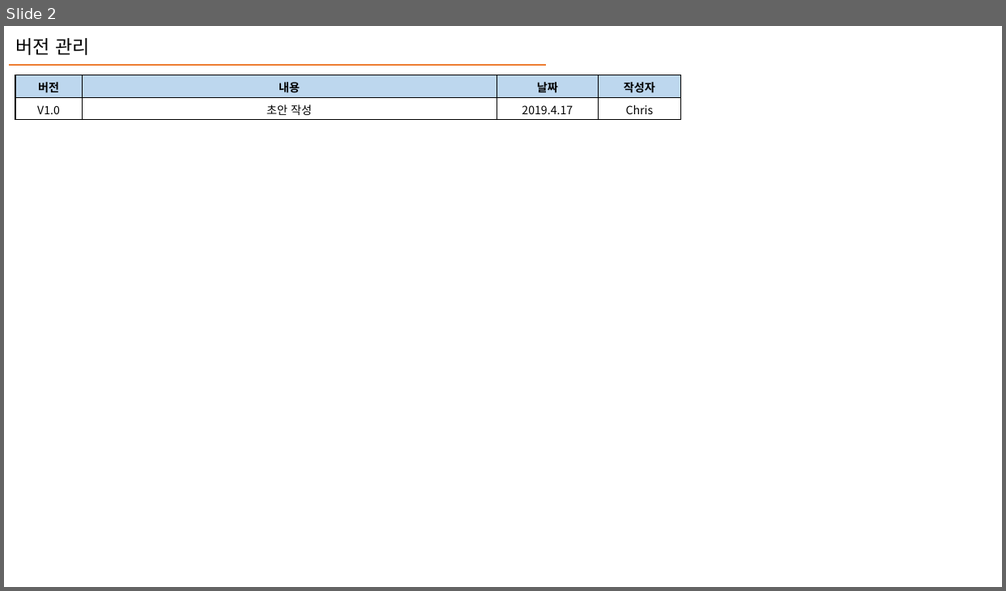
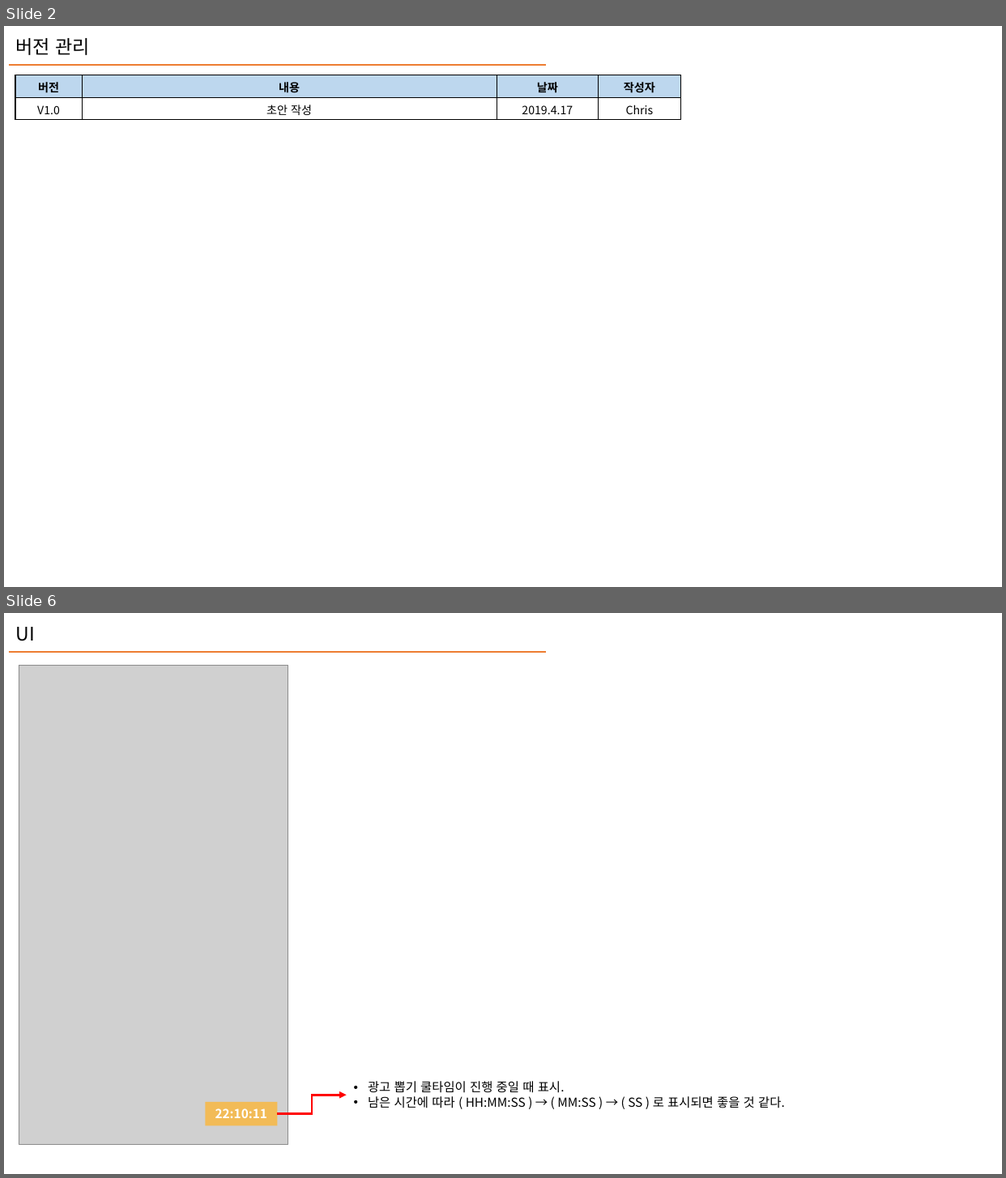
Before and after one commit to PenguinPistol/Dispose_Break, a slide deck: 기획서/Shop UI V1.0.pptx. Shown one above the other, each under a label of ours: slide 2 before the commit, slides 2 and 6 after it; the slides between them are not shown. The pictures are 1006x591 and 1006x1178 pixels, drawn with LibreOffice and Linux fonts; fonts in the diff are those of the drawing; grey boxes stand for pictures. Boxes give left, top, right and bottom in pixels: in the first picture for what was removed or moved away, otherwise in the second. Text is boxed around its words. In the diff, an @@ line names an element or a change of style, - is before the commit and + after.

```diff
--- a/기획서/Shop UI V1.0.pptx
+++ b/기획서/Shop UI V1.0.pptx
@@ slide 6 added at (4,613,1002,1174), background #FFFFFF @@
@@ text added at (16,627,35,641), 18 pt, text #000000 @@
+UI
@@ line added from (9, 652) to (546, 652), #ED7D31 1 pt @@
@@ picture added at (19,666,288,1144) @@
@@ elbow arrow added from (277, 1114) to (346, 1095), #FF0000 2.25 pt @@
@@ text added at (368,1081,785,1109), 12 pt, text #000000 @@
+• 광고 뽑기 쿨타임이 진행 중일 때 표시.
+• 남은 시간에 따라 ( HH:MM:SS ) → ( MM:SS ) → ( SS ) 로 표시되면 좋을 것 같다.
@@ rectangle added at (206,1102,277,1127), fill #F2BB57, 12 pt, text #FFFFFF, bold @@
+22:10:11
```
Also in this commit, not shown: 3 other slides added, 1 slide removed, 1 other file.
